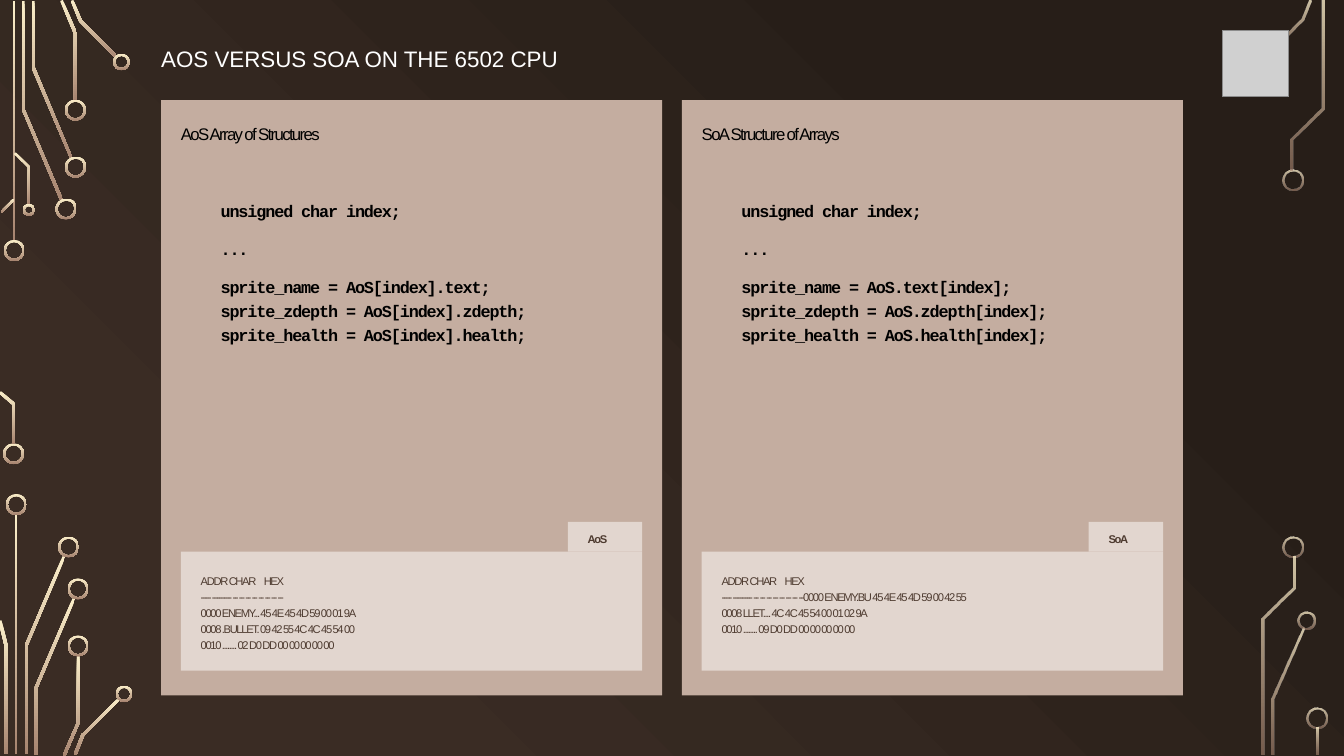
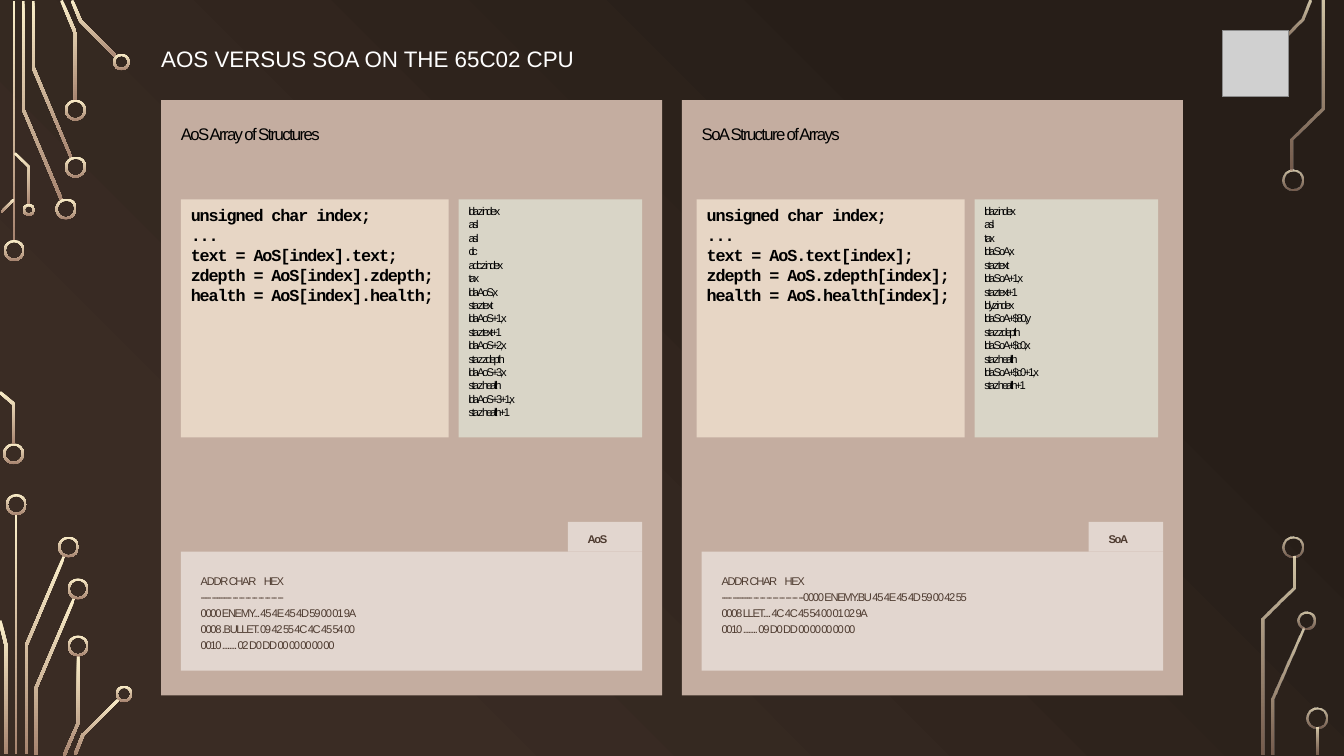
Before and after one commit to FlightControl-User/x16-code, a slide deck: slide 7 of x16-docs/CX16_Equinoxe.pptx. Drawn at 1344x756 pixels with LibreOffice and Linux fonts; fonts in the diff are those of the drawing; grey boxes stand for pictures. Boxes give left, top, right and bottom in pixels: in the first picture for what was removed or moved away, otherwise in the second. Text is boxed around its words. In the diff, an @@ line names an element or a change of style, - is before the commit and + after.

```diff
--- a/x16-docs/CX16_Equinoxe.pptx
+++ b/x16-docs/CX16_Equinoxe.pptx
@@ title at [161, 51, 574, 68]: text changed @@
-AOS VERSUS SOA ON THE 6502 CPU
+AOS VERSUS SOA ON THE 65C02 CPU
@@ rectangle added at [180, 200, 449, 438], fill #E7D6C5, 12 pt, text #000000, bold @@
+unsigned char index;
+...
+text = AoS[index].text;
+zdepth = AoS[index].zdepth;
+health = AoS[index].health;
@@ text in rectangle at [221, 205, 527, 345]: paragraphs removed @@
-unsigned char index;
-...
-sprite_name = AoS[index].text;
-sprite_zdepth = AoS[index].zdepth;
-sprite_health = AoS[index].health;
@@ rectangle added at [459, 200, 642, 438], fill #D9D5C7, 8 pt, text #000000 @@
+lda.z index
+asl
+asl
+clc
+adc.z index
+tax
+lda AoS,x
+sta.z text
+lda AoS+1,x
+sta.z text+1
+lda AoS+2,x
+sta.z zdepth
+lda AoS+3,x
+sta.z health
+lda AoS+3+1,x
+sta.z health+1
@@ rectangle added at [697, 200, 965, 438], fill #E7D6C5, 12 pt, text #000000, bold @@
+unsigned char index;
+...
+text = AoS.text[index];
+zdepth = AoS.zdepth[index];
+health = AoS.health[index];
@@ text in rectangle at [741, 205, 1048, 345]: paragraphs removed @@
-unsigned char index;
-...
-sprite_name = AoS.text[index];
-sprite_zdepth = AoS.zdepth[index];
-sprite_health = AoS.health[index];
@@ rectangle added at [975, 200, 1158, 438], fill #D9D5C7, 8 pt, text #000000 @@
+lda.z index
+asl
+tax
+lda SoA,x
+sta.z text
+lda SoA+1,x
+sta.z text+1
+ldy.z index
+lda SoA+$80,y
+sta.z zdepth
+lda SoA+$c0,x
+sta.z health
+lda SoA+$c0+1,x
+sta.z health+1
```
Also in this commit, not shown: 1 other slide changed, 1 slide removed, 21 other files.
